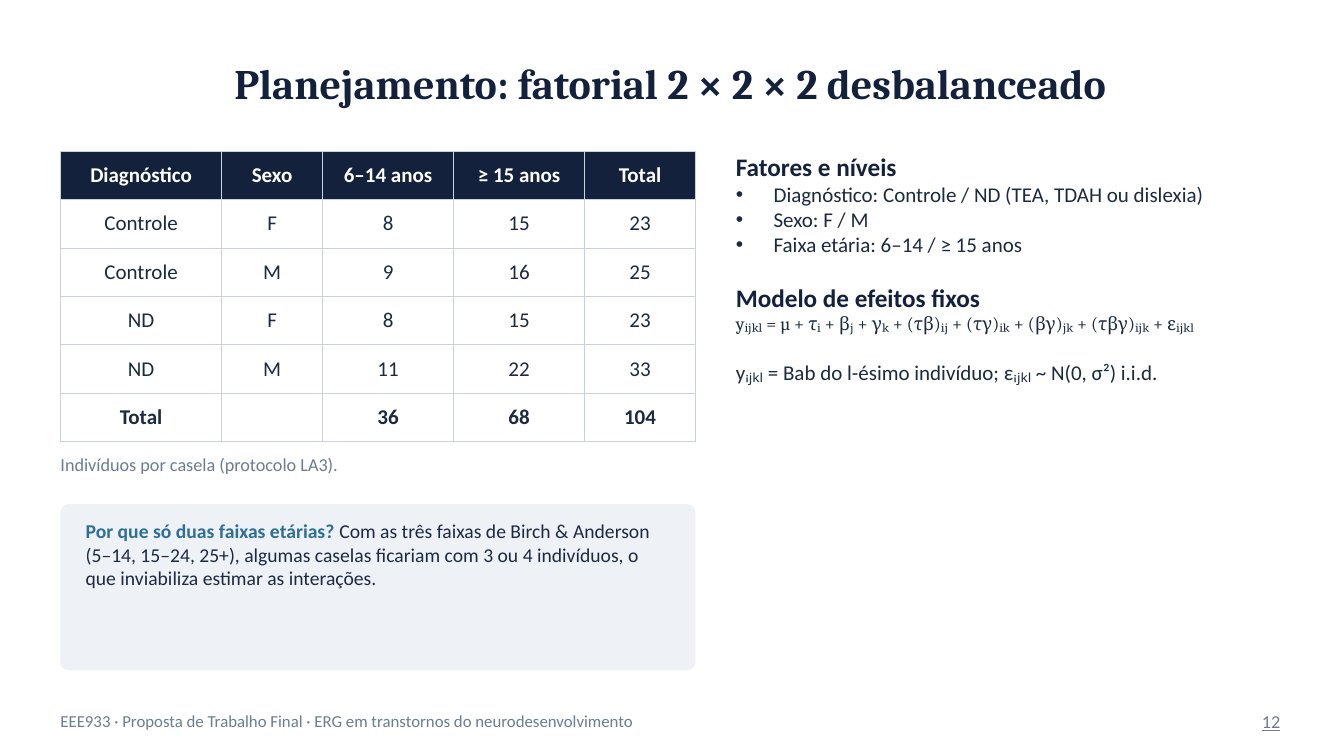
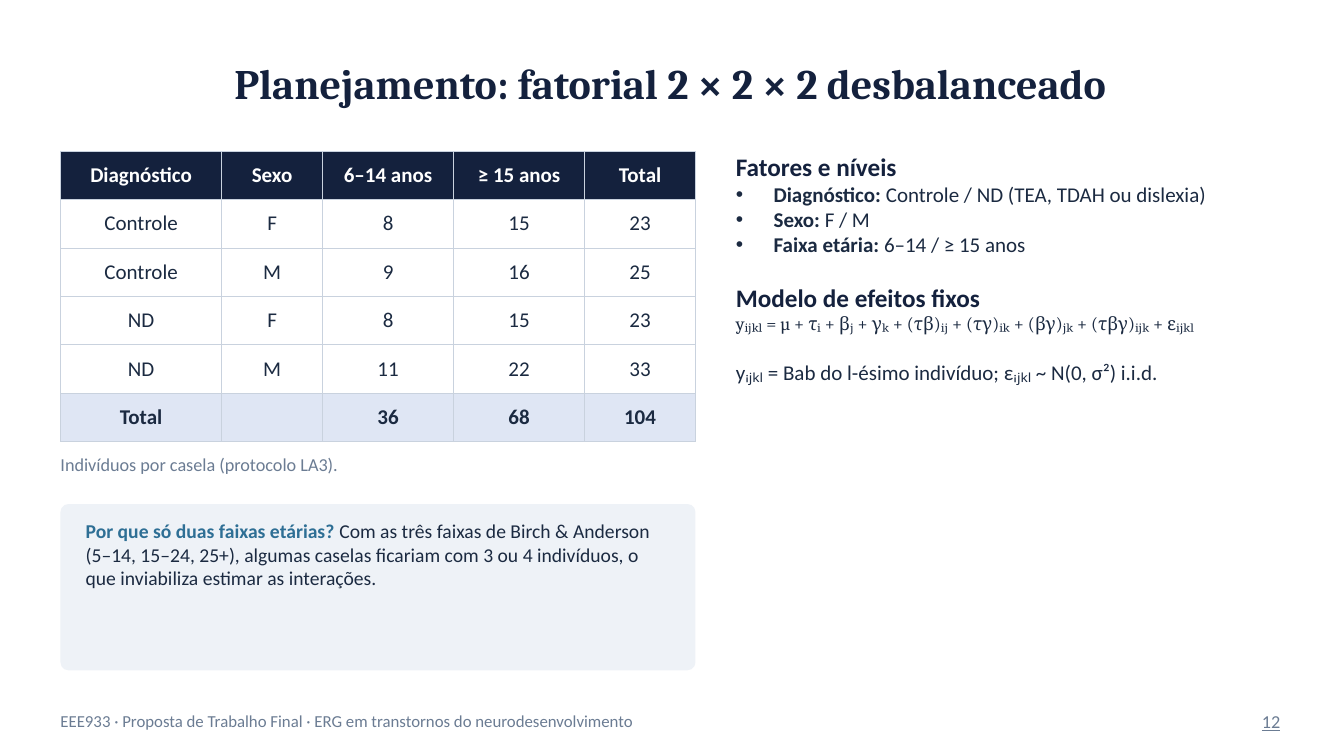
Before and after one commit to HenriqueMarquesCruz/ECs_EEE933, a slide deck: slide 12 of TrabalhoFinal/Proposta_ERG.pptx. Drawn at 1344x756 pixels with LibreOffice and Linux fonts; fonts in the diff are those of the drawing. Boxes give left, top, right and bottom in pixels: in the first picture for what was removed or moved away, otherwise in the second. Text is boxed around its words. In the diff, an @@ line names an element or a change of style, - is before the commit and + after.

```diff
--- a/TrabalhoFinal/Proposta_ERG.pptx
+++ b/TrabalhoFinal/Proposta_ERG.pptx
@@ table at (60, 151, 696, 442) @@
@@ fill none to #DFE6F4 in 4 cells @@
@@ text at (774, 187, 1205, 252): bold on in "Diagnóstico:", "Sexo:", "Faixa etária:" @@
```
Also in this commit, not shown: 7 other slides changed, 1 other file.
